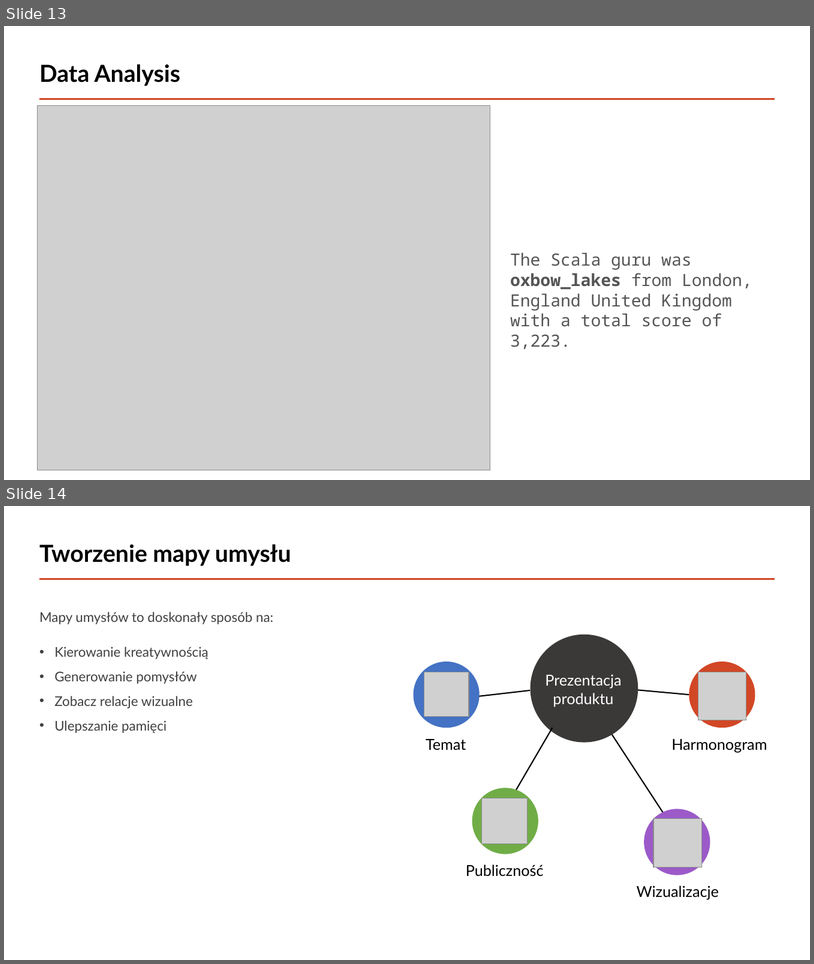
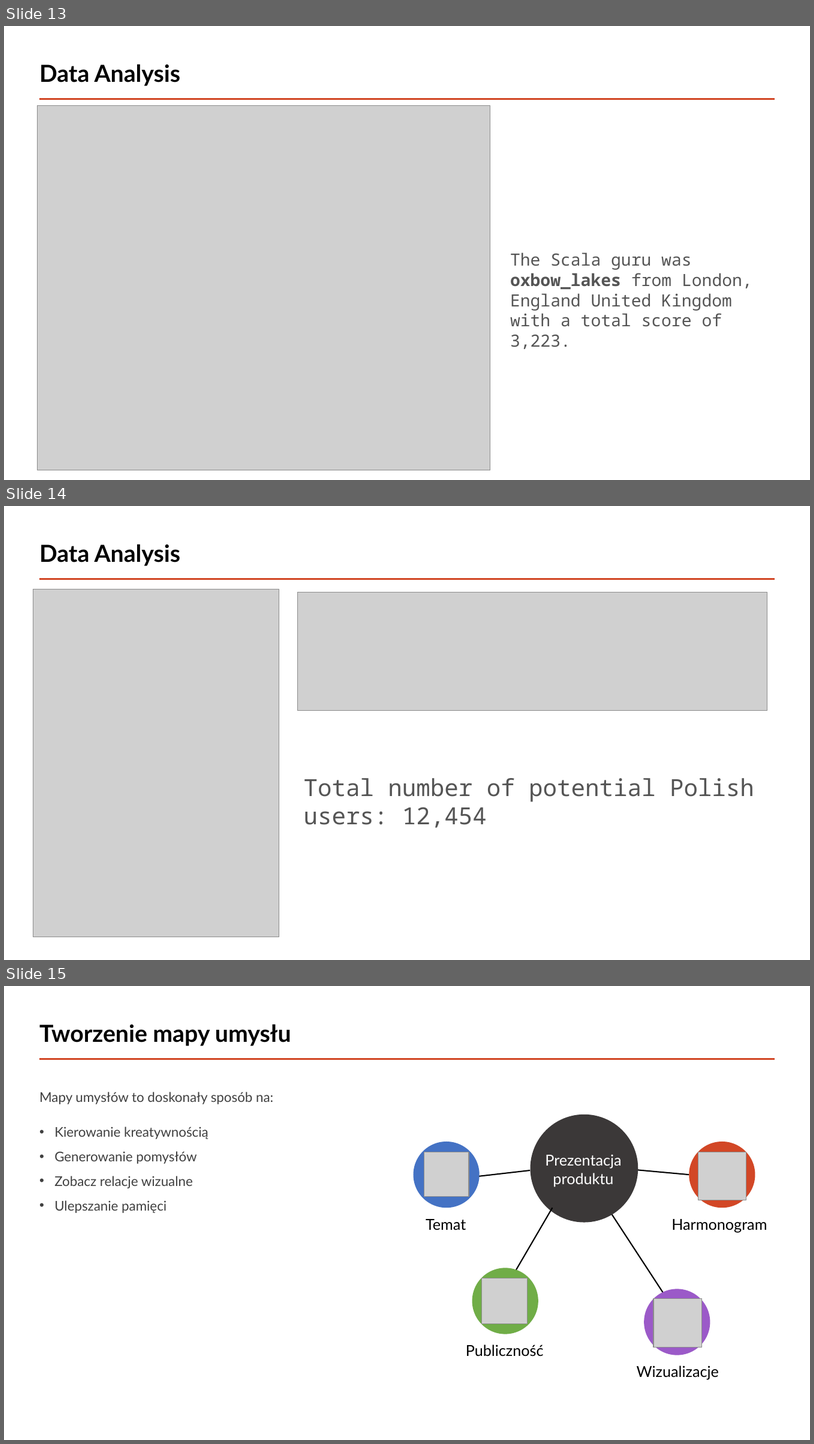
Before and after one commit to piotreks-uw-edu/uw-big-data-stackoverflow-project, a slide deck: Presentation/Analyzing the StackOverflow2013 Database from 2008 to 2013.pptx. Shown one above the other, each under a label of ours: slides 13 and 14 before the commit, slides 13, 14 and 15 after it. The pictures are 814x964 and 814x1444 pixels, drawn with LibreOffice and Linux fonts; fonts in the diff are those of the drawing; grey boxes stand for pictures. Boxes give left, top, right and bottom in pixels: in the first picture for what was removed or moved away, otherwise in the second. Text is boxed around its words. In the diff, an @@ line names an element or a change of style, - is before the commit and + after.

```diff
--- a/Presentation/Analyzing the StackOverflow2013 Database from 2008 to 2013.pptx
+++ b/Presentation/Analyzing the StackOverflow2013 Database from 2008 to 2013.pptx
@@ slide 14 added at (x1=4, y1=506, x2=810, y2=960), background #FFFFFF; not listed: 1 template element that a slide beside it also shows @@
@@ title added at (x1=39, y1=544, x2=180, y2=566), 28 pt, text #000000, bold @@
+Data Analysis
@@ picture added at (x1=33, y1=589, x2=280, y2=937) @@
@@ picture added at (x1=298, y1=592, x2=768, y2=711) @@
@@ text added at (x1=304, y1=778, x2=755, y2=828), 28 pt, text #555555 @@
+Total number of potential Polish users: 12,454
@@ what was slide 14 is now slide 15 @@
```
